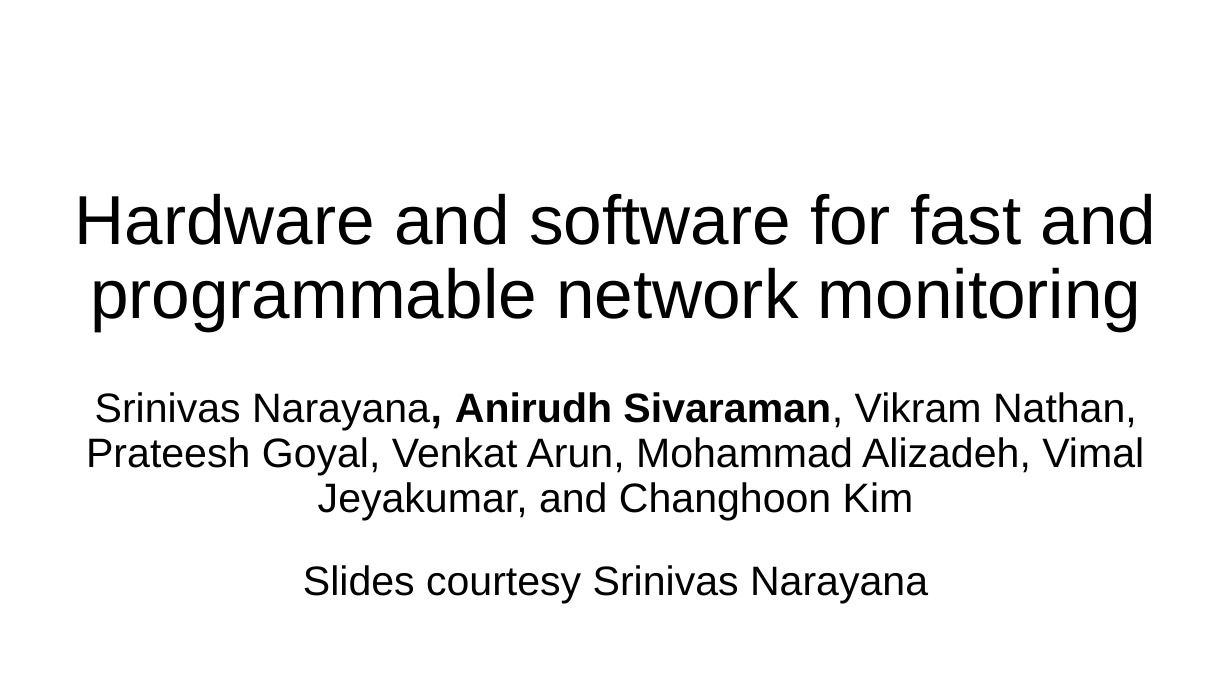
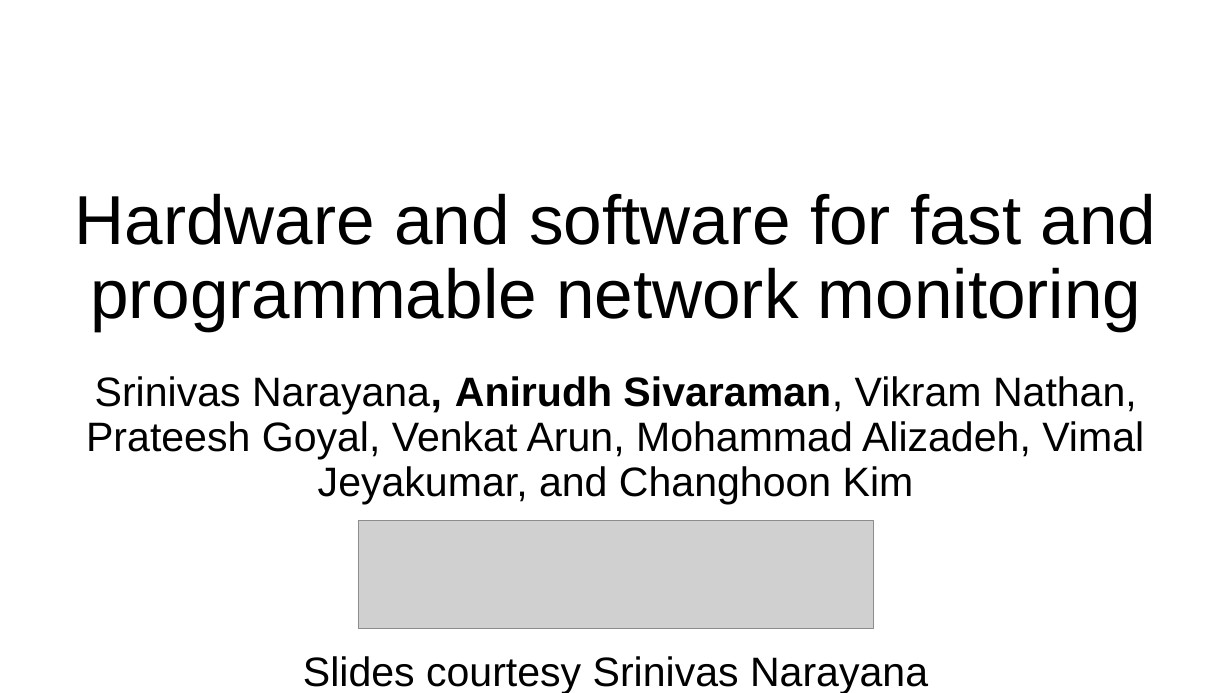
Before and after one commit to anirudhSK/pifo-domino-marple-ppts, a slide deck: slide 1 of marple_itx18.pptx. Drawn at 1232x693 pixels with LibreOffice and Linux fonts; fonts in the diff are those of the drawing; grey boxes stand for pictures. Boxes give left, top, right and bottom in pixels: in the first picture for what was removed or moved away, otherwise in the second. Text is boxed around its words. In the diff, an @@ line names an element or a change of style, - is before the commit and + after.

Commit message:
Add logo

```diff
--- a/marple_itx18.pptx
+++ b/marple_itx18.pptx
@@ subtitle "Srinivas Narayana, Anirudh Sivaraman, Vikram ...": place and size @@
-subtitle "Srinivas Narayana, Anirudh Sivaraman, Vikram ..." at [86,392,1144,520]
+subtitle "Srinivas Narayana, Anirudh Sivaraman, Vikram ..." at [86,376,1144,504]
@@ picture added at [359,520,873,628] @@
@@ text "Slides courtesy Srinivas Narayana": place and size @@
-text "Slides courtesy Srinivas Narayana" at [303,565,928,604]
+text "Slides courtesy Srinivas Narayana" at [303,656,928,693]
```
